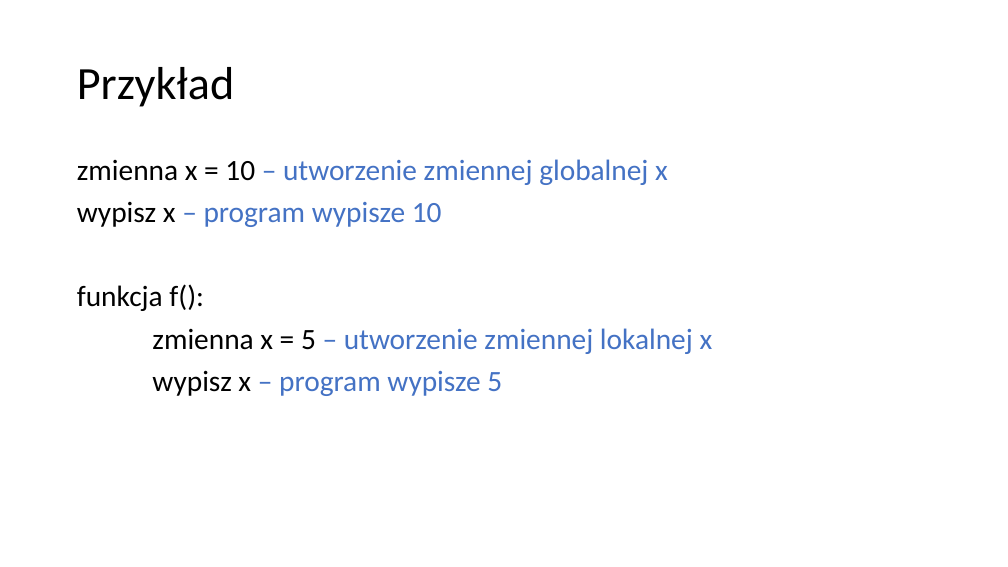
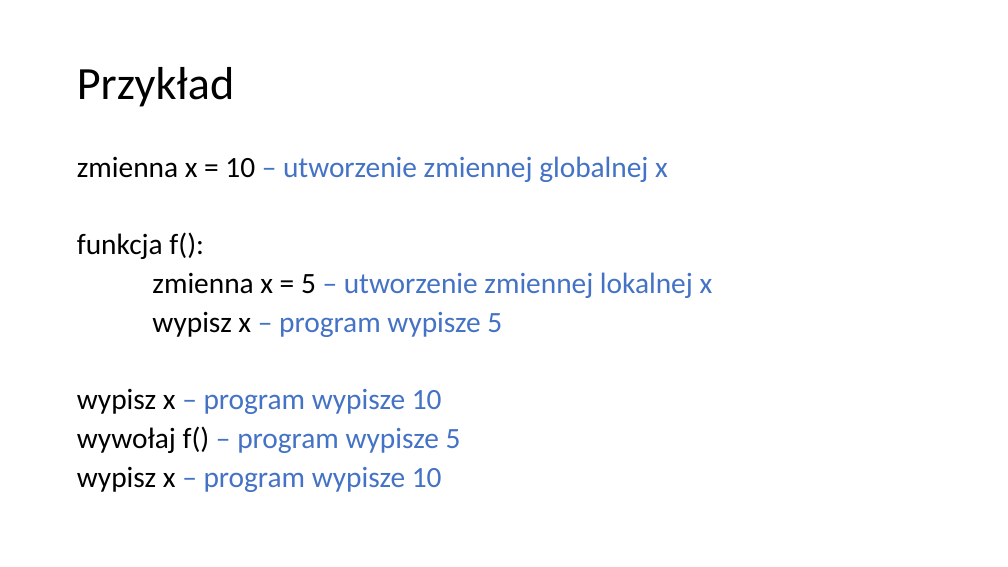
Before and after one commit to blackbat13/CS-HTiEW, a slide deck: slide 6 of Wprowadzenie do funkcji/III. Wprowadzenie do funkcji - globalność i lokalność zmiennych/Globalność i lokalność.pptx (slide 5 before the commit). Drawn at 1008x567 pixels with LibreOffice and Linux fonts; fonts in the diff are those of the drawing. Boxes give left, top, right and bottom in pixels: in the first picture for what was removed or moved away, otherwise in the second. Text is boxed around its words. In the diff, an @@ line names an element or a change of style, - is before the commit and + after.

```diff
--- a/Wprowadzenie do funkcji/III. Wprowadzenie do funkcji - globalność i lokalność zmiennych/Globalność i lokalność.pptx
+++ b/Wprowadzenie do funkcji/III. Wprowadzenie do funkcji - globalność i lokalność zmiennych/Globalność i lokalność.pptx
@@ text at (77, 156, 713, 337): line spacing 0.9 to 0.8 @@
@@ text at (77, 202, 442, 227): paragraph removed @@
-wypisz x – program wypisze 10
@@ text at (77, 389, 461, 492): paragraphs added @@
+wypisz x – program wypisze 10
+wywołaj f() – program wypisze 5
+wypisz x – program wypisze 10
```
Also in this commit, not shown: 1 other slide changed, 3 slides added.
